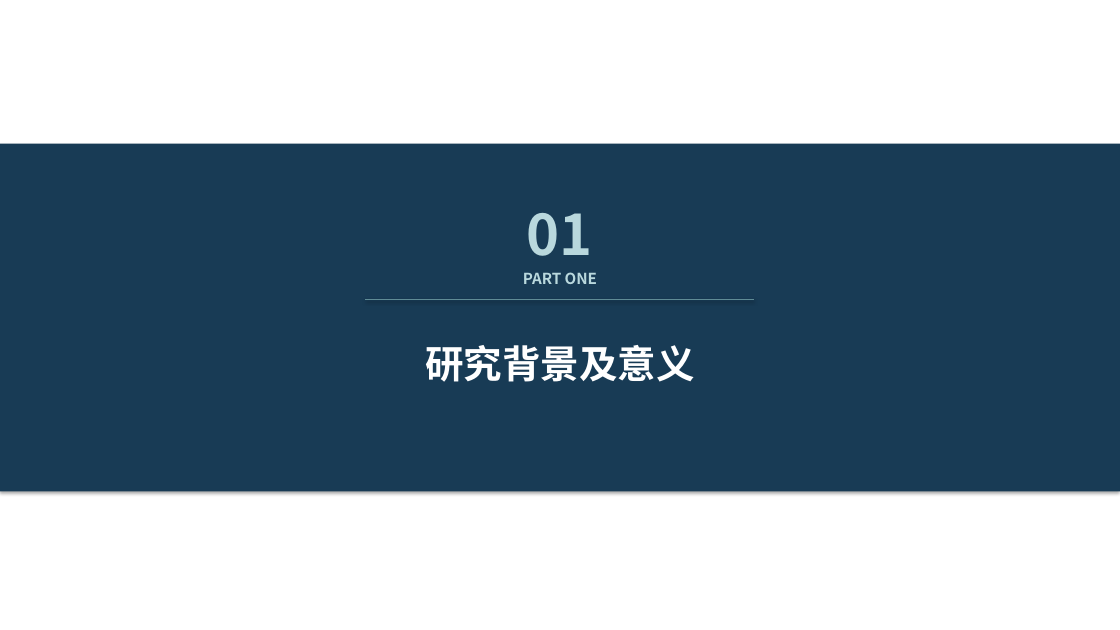
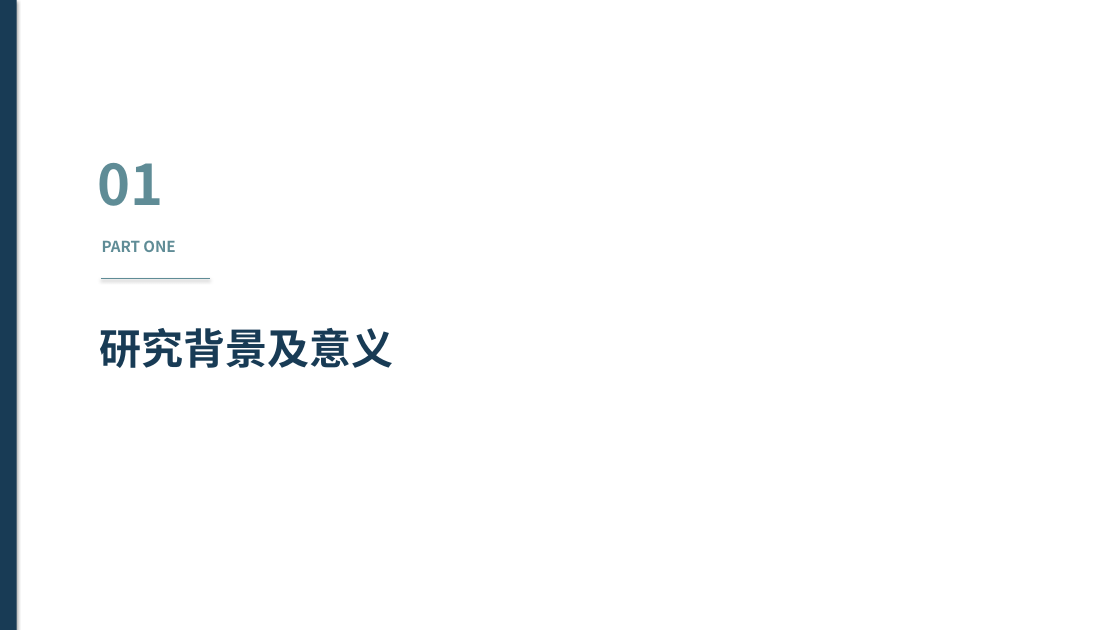
Before and after one commit to wangyi-ui/BONE, a slide deck: slide 3 of presentations/proposal_academic_redesign.pptx. Drawn at 1120x630 pixels with LibreOffice and Linux fonts; fonts in the diff are those of the drawing. Boxes give left, top, right and bottom in pixels: in the first picture for what was removed or moved away, otherwise in the second. Text is boxed around its words. In the diff, an @@ line names an element or a change of style, - is before the commit and + after.

Commit message:
Rework proposal deck layout and add PDF preview

```diff
--- a/presentations/proposal_academic_redesign.pptx
+++ b/presentations/proposal_academic_redesign.pptx
@@ rectangle: place and size @@
-rectangle at bbox=[0, 144, 1120, 492]
+rectangle at bbox=[0, 0, 17, 630]
@@ text "01": place and size @@
-text "01" at bbox=[527, 213, 593, 256]
+text "01" at bbox=[97, 163, 163, 206]
@@ text "01" at bbox=[97, 163, 163, 206]: text colour #B9D8DD to #5F8C96; alignment centre to left @@
@@ text "PART ONE" at bbox=[102, 240, 175, 252]: text colour #B9D8DD to #5F8C96; alignment centre to left @@
@@ text "PART ONE": place and size @@
-text "PART ONE" at bbox=[523, 272, 597, 284]
+text "PART ONE" at bbox=[102, 240, 175, 252]
@@ line moved from (365, 300) - (755, 300) to (101, 279) - (210, 279) @@
@@ text "研究背景及意义": place and size @@
-text "研究背景及意义" at bbox=[425, 345, 694, 382]
+text "研究背景及意义" at bbox=[100, 328, 394, 368]
@@ text "研究背景及意义" at bbox=[100, 328, 394, 368]: size 33 to 36 pt, text colour #FFFFFF to #183B55; alignment centre to left @@
```
Also in this commit, not shown: 18 other slides changed, 1 other file.
